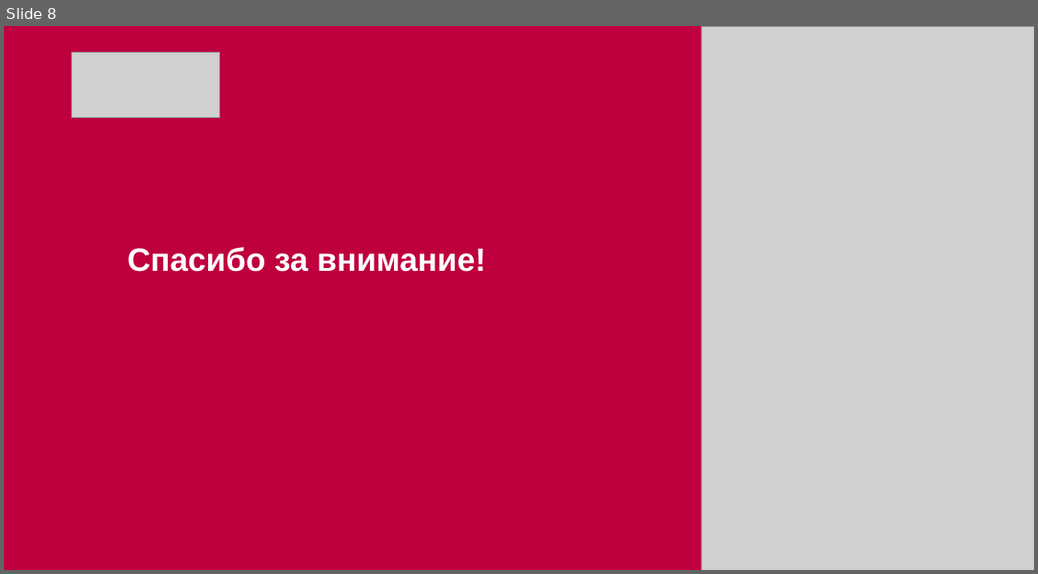
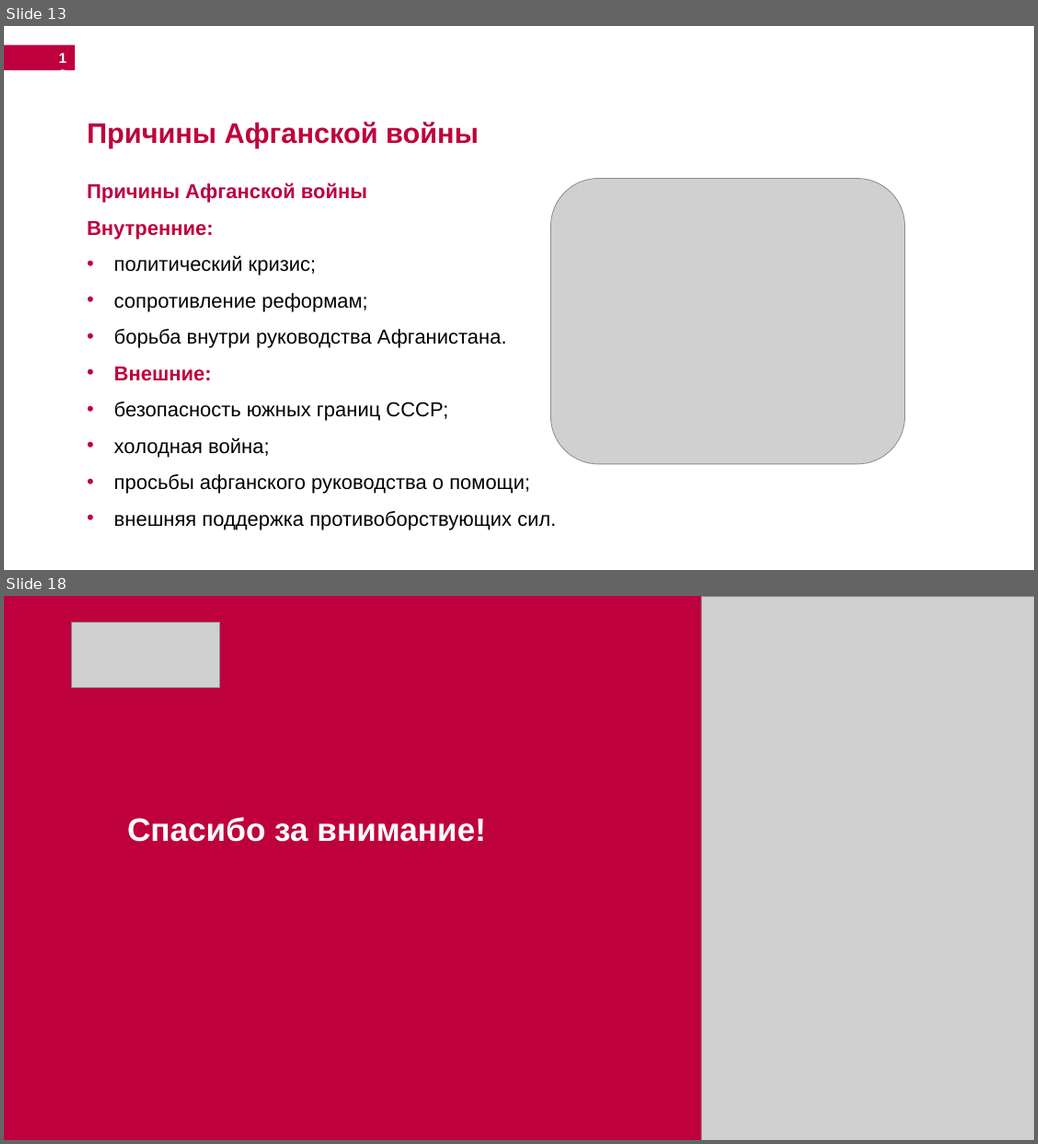
Before and after one commit to DmitriySokolov2023/study-summer-2026, a slide deck: 7 Основы национальной безопасности (Шехмаметьева Венера Алимовна)/Соколов Ик-731.pptx. Shown one above the other, each under a label of ours: slide 8 before the commit, slides 13 and 18 after it; the slides between them are not shown. The pictures are 1038x574 and 1038x1144 pixels, drawn with LibreOffice and Linux fonts; fonts in the diff are those of the drawing; grey boxes stand for pictures; background and template pictures are left out. Boxes give left, top, right and bottom in pixels: in the first picture for what was removed or moved away, otherwise in the second. Text is boxed around its words. In the diff, an @@ line names an element or a change of style, - is before the commit and + after.

```diff
--- a/7 Основы национальной безопасности (Шехмаметьева Венера Алимовна)/Соколов Ик-731.pptx
+++ b/7 Основы национальной безопасности (Шехмаметьева Венера Алимовна)/Соколов Ик-731.pptx
@@ slide 13 added at (4,26,1034,570), background #FFFFFF @@
@@ rectangle added at (4,45,75,70), fill #BE003E @@
@@ page number added at (52,45,75,70), 14 pt, text #FFFFFF, bold @@
+13
@@ text added at (87,122,479,147), 28 pt, text #BE003E, bold @@
+Причины Афганской войны
@@ text added at (87,182,556,530), 20 pt, text #000000 @@
+Причины Афганской войны
+Внутренние:
+• политический кризис;
+• сопротивление реформам;
+• борьба внутри руководства Афганистана.
+• Внешние:
+• безопасность южных границ СССР;
+• холодная война;
+• просьбы афганского руководства о помощи;
+• внешняя поддержка противоборствующих сил.
@@ picture added at (550,179,905,465) @@
@@ what was slide 8 is now slide 18 @@
```
Also in this commit, not shown: 1 slide changed, 15 other slides added, 6 slides removed, 1 other file.
